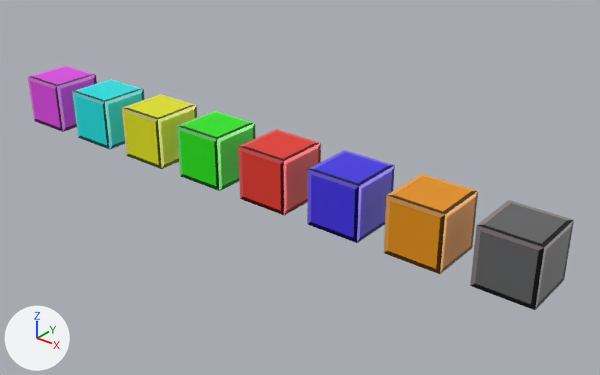
Before and after pictures for a commit that changed the Blender file 3d models/single_mino.blend.
Camera for both pictures: a 50 mm camera at (29.9, -19.1, 13.1) aimed at (13.2, 1.8, 0.1). The axes (+X, +Y, +Z) are drawn at lower left. The lights are the same throughout. The older version comes first.
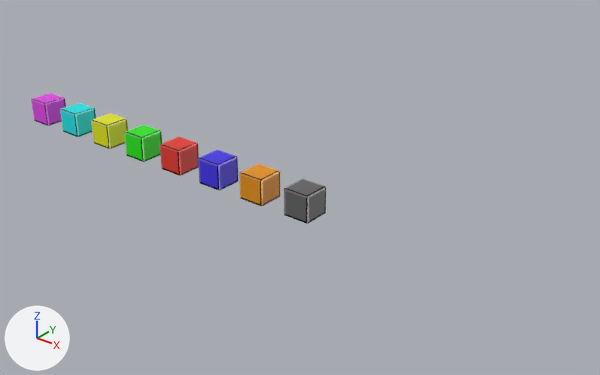
Commit message: scaled down minos

The change in detail:
Object 'Cube' (ob_cube) is rescaled from (1.0, 1.0, 1.0) to (0.5, 0.5, 0.5).
Object 'Cube.001' (ob_cube_001) moves from (3.0, 0.0, 0.0) to (2.0, 0.0, 0.0).
Object 'Cube.001' (ob_cube_001) is rescaled from (1.0, 1.0, 1.0) to (0.5, 0.5, 0.5).
Object 'Cube.002' (ob_cube_002) moves from (6.0, 0.0, 0.0) to (4.0, 0.0, 0.0).
Object 'Cube.002' (ob_cube_002) is rescaled from (1.0, 1.0, 1.0) to (0.5, 0.5, 0.5).
Object 'Cube.003' (ob_cube_003) moves from (9.0, 0.0, 0.0) to (6.0, 0.0, 0.0).
Object 'Cube.003' (ob_cube_003) is rescaled from (1.0, 1.0, 1.0) to (0.5, 0.5, 0.5).
Object 'Cube.004' (ob_cube_004) moves from (12.0, 0.0, 0.0) to (8.0, 0.0, 0.0).
Object 'Cube.004' (ob_cube_004) is rescaled from (1.0, 1.0, 1.0) to (0.5, 0.5, 0.5).
Object 'Cube.005' (ob_cube_005) moves from (15.0, 0.0, 0.0) to (10.0, 0.0, 0.0).
Object 'Cube.005' (ob_cube_005) is rescaled from (1.0, 1.0, 1.0) to (0.5, 0.5, 0.5).
Object 'Cube.006' (ob_cube_006) moves from (18.0, 0.0, 0.0) to (12.0, 0.0, 0.0).
Object 'Cube.006' (ob_cube_006) is rescaled from (1.0, 1.0, 1.0) to (0.5, 0.5, 0.5).
Object 'Cube.007' (ob_cube_007) moves from (21.0, 0.0, 0.0) to (14.0, 0.0, 0.0).
Object 'Cube.007' (ob_cube_007) is rescaled from (1.0, 1.0, 1.0) to (0.5, 0.5, 0.5).

What differs and where, as boxes [x1, y1, x2, y2] in the pictures (600 x 375 px):
'Cube.007', moved, rescaled (59% narrower, 58% shorter)
    before: [470, 200, 574, 310]
    after: [284, 178, 326, 224]
'Cube.006', moved, rescaled (56% narrower, 56% shorter)
    before: [384, 173, 478, 274]
    after: [239, 163, 280, 207]
'Cube.005', moved, rescaled (54% narrower, 54% shorter)
    before: [307, 150, 395, 243]
    after: [198, 149, 238, 191]
'Cube.004', moved, rescaled (52% narrower, 54% shorter)
    before: [238, 129, 321, 215]
    after: [160, 137, 199, 176]
'Cube.003', moved, rescaled (51% narrower, 52% shorter)
    before: [177, 111, 256, 191]
    after: [124, 124, 162, 162]
'Cube.002', moved, rescaled (50% narrower, 51% shorter)
    before: [122, 94, 197, 169]
    after: [91, 113, 128, 149]
'Cube.001', moved, rescaled (50% narrower, 51% shorter)
    before: [72, 79, 145, 150]
    after: [60, 103, 96, 137]
'Cube', rescaled (49% narrower, 50% shorter)
    before: [28, 65, 97, 132]
    after: [31, 93, 66, 126]
